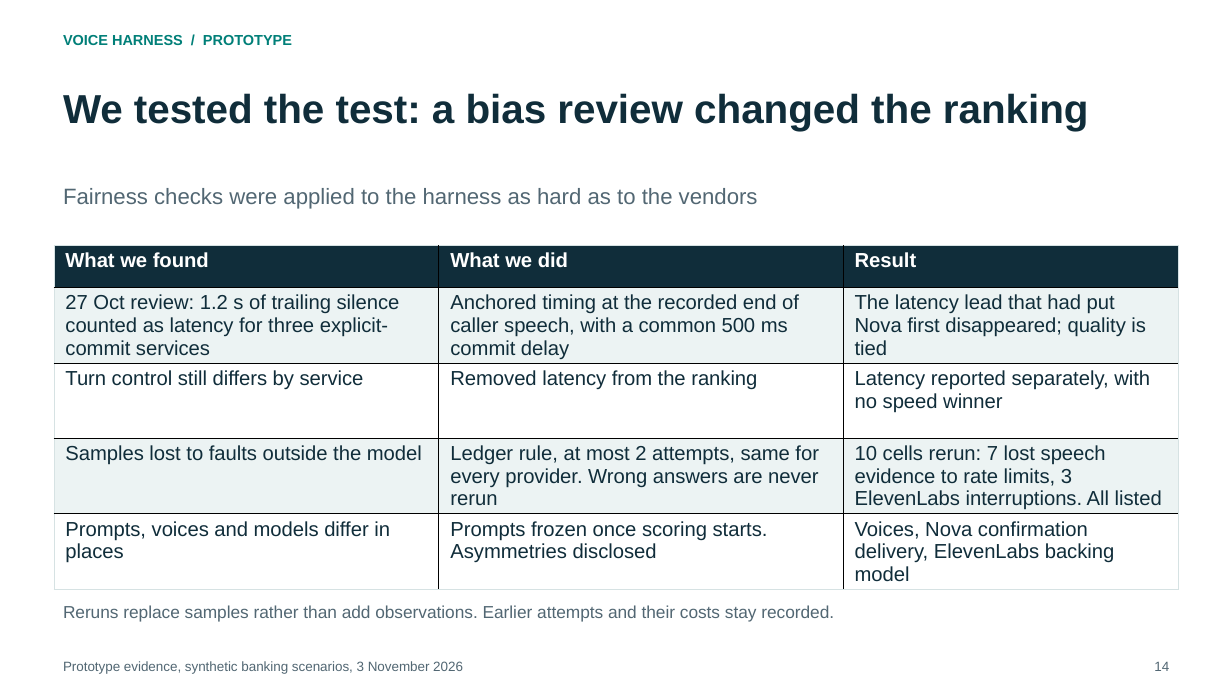
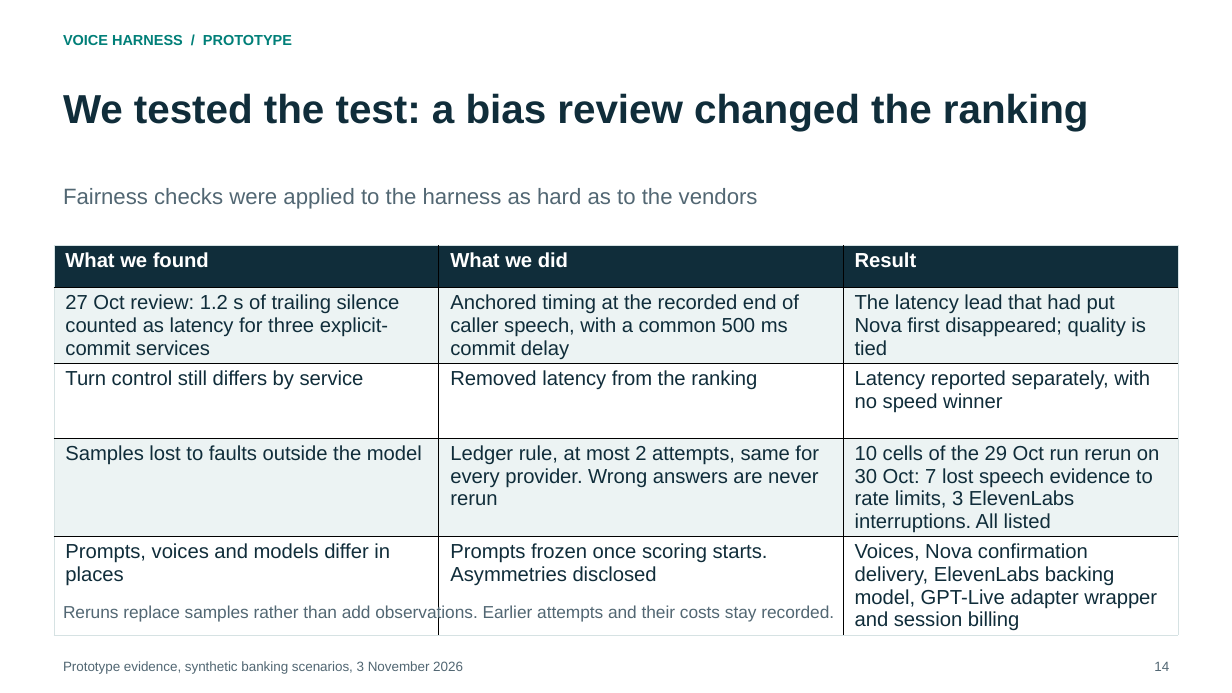
Before and after one commit to Ready2k/Voice_harness, a slide deck: slide 14 of output/consulting-2026-10-31/deliverables/Voice-Harness-Decision-Briefing-v5.pptx. Drawn at 1232x693 pixels with LibreOffice and Linux fonts; fonts in the diff are those of the drawing. Boxes give left, top, right and bottom in pixels: in the first picture for what was removed or moved away, otherwise in the second. Text is boxed around its words. In the diff, an @@ line names an element or a change of style, - is before the commit and + after.

```diff
--- a/output/consulting-2026-10-31/deliverables/Voice-Harness-Decision-Briefing-v5.pptx
+++ b/output/consulting-2026-10-31/deliverables/Voice-Harness-Decision-Briefing-v5.pptx
@@ table at <box>54,246,1178,635</box> @@
-row 4, column 3: 10 cells rerun: 7 lost speech evidence to rate limits, 3 ElevenLabs interruptions. All listed
+row 4, column 3: 10 cells of the 29 Oct run rerun on 30 Oct: 7 lost speech evidence to rate limits, 3 ElevenLabs interruptions. All listed
-row 5, column 3: Voices, Nova confirmation delivery, ElevenLabs backing model
+row 5, column 3: Voices, Nova confirmation delivery, ElevenLabs backing model, GPT-Live adapter wrapper and session billing
```
Also in this commit, not shown: 1 other slide changed, 29 other files.
